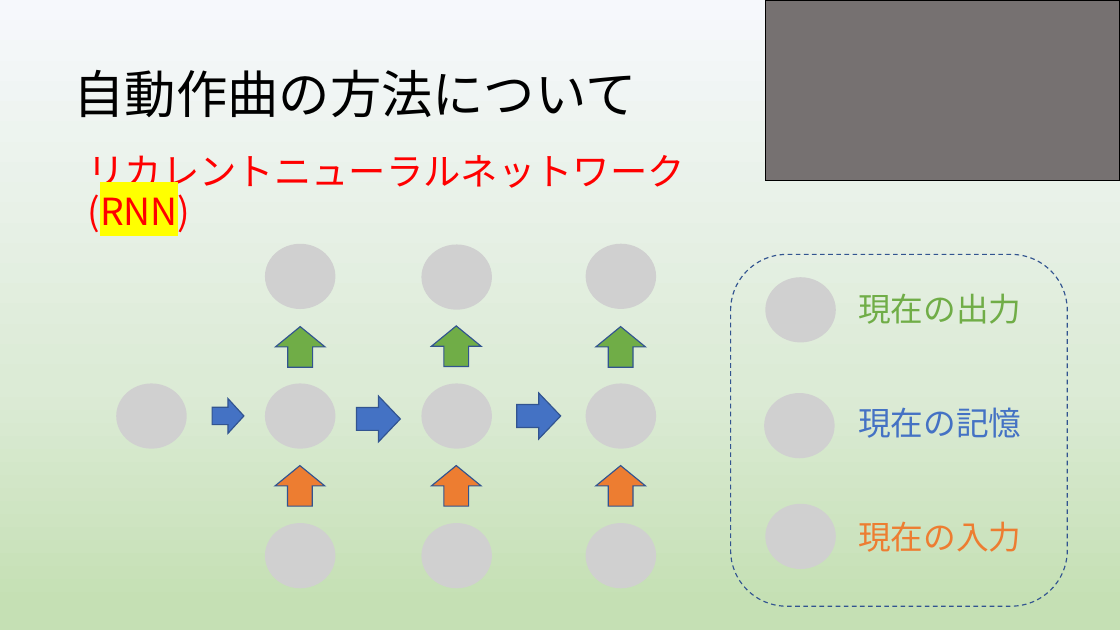
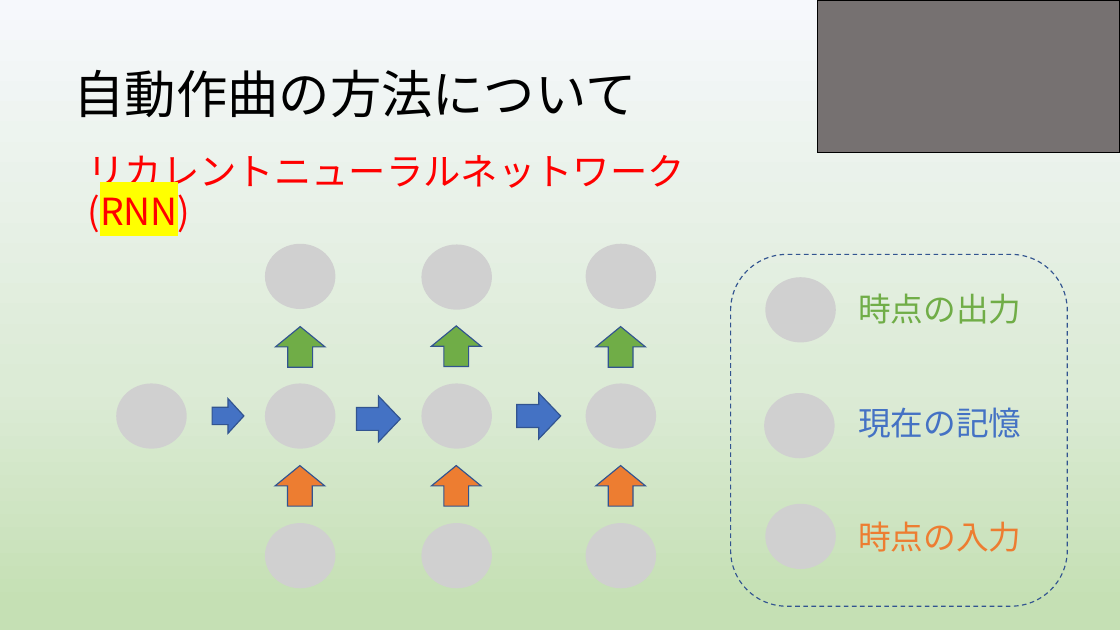
Before and after one commit to yoshitake266/bitComposer_prj, a slide deck: slide 6 of presentation/graduation/bit Composer3 .pptx. Drawn at 1120x630 pixels with LibreOffice and Linux fonts; fonts in the diff are those of the drawing; grey boxes stand for pictures. Boxes give left, top, right and bottom in pixels: in the first picture for what was removed or moved away, otherwise in the second. Text is boxed around its words. In the diff, an @@ line names an element or a change of style, - is before the commit and + after.

```diff
--- a/presentation/graduation/bit Composer3 .pptx
+++ b/presentation/graduation/bit Composer3 .pptx
@@ rectangle: place and size @@
-rectangle at bbox=[765, 0, 1120, 181]
+rectangle at bbox=[818, 0, 1120, 153]
@@ text at bbox=[858, 293, 1021, 324]: text changed @@
-現在の出力
+時点の出力
@@ text at bbox=[858, 521, 1021, 552]: text changed @@
-現在の入力
+時点の入力
```
Also in this commit, not shown: 7 other slides changed, 4 slides added, 2 slides removed, 9 other files.
